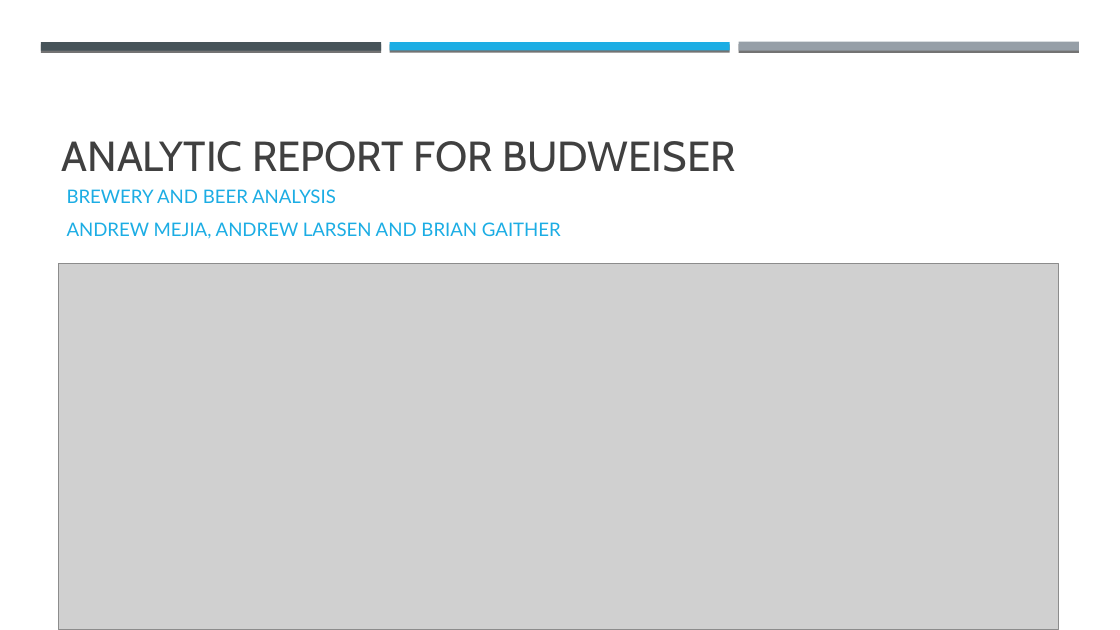
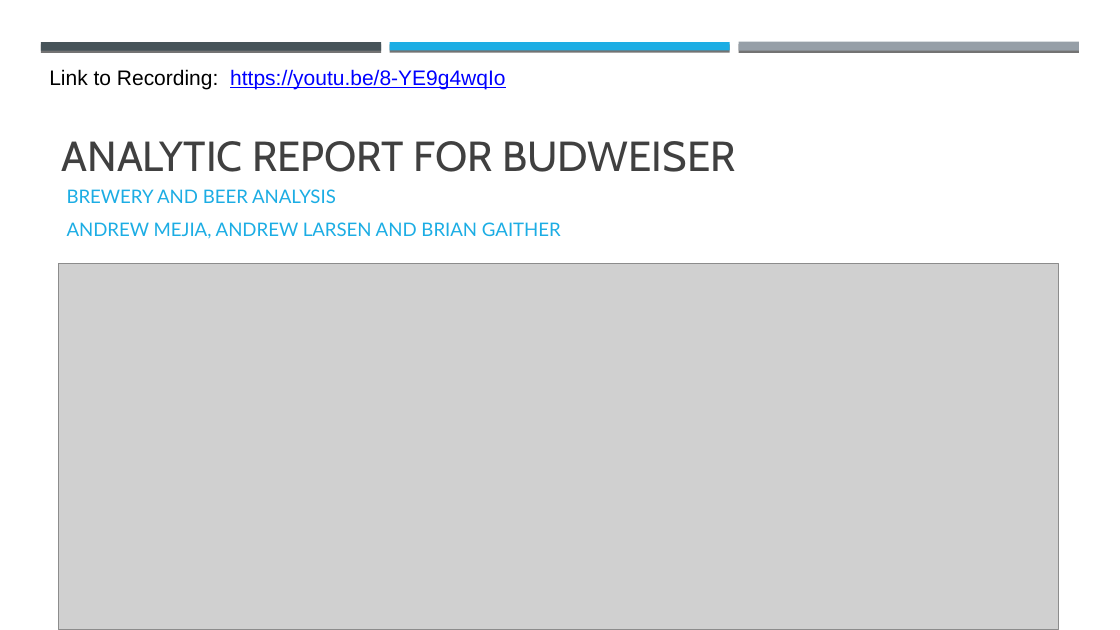
Before and after one commit to beeweezee/MSDS6306_Project1, a slide deck: slide 1 of Project_1_Final_BG.pptx. Drawn at 1120x630 pixels with LibreOffice and Linux fonts; fonts in the diff are those of the drawing; grey boxes stand for pictures. Boxes give left, top, right and bottom in pixels: in the first picture for what was removed or moved away, otherwise in the second. Text is boxed around its words. In the diff, an @@ line names an element or a change of style, - is before the commit and + after.

Commit message:
Updated verbiage
Updated introduction in .rmd and html file.  Also added link to powerpoint.

```diff
--- a/Project_1_Final_BG.pptx
+++ b/Project_1_Final_BG.pptx
@@ text added at (49, 69, 505, 89), 18 pt, text #0000FF, underline @@
+Link to Recording: https://youtu.be/8-YE9g4wqIo
```
Also in this commit, not shown: 3 other files.
